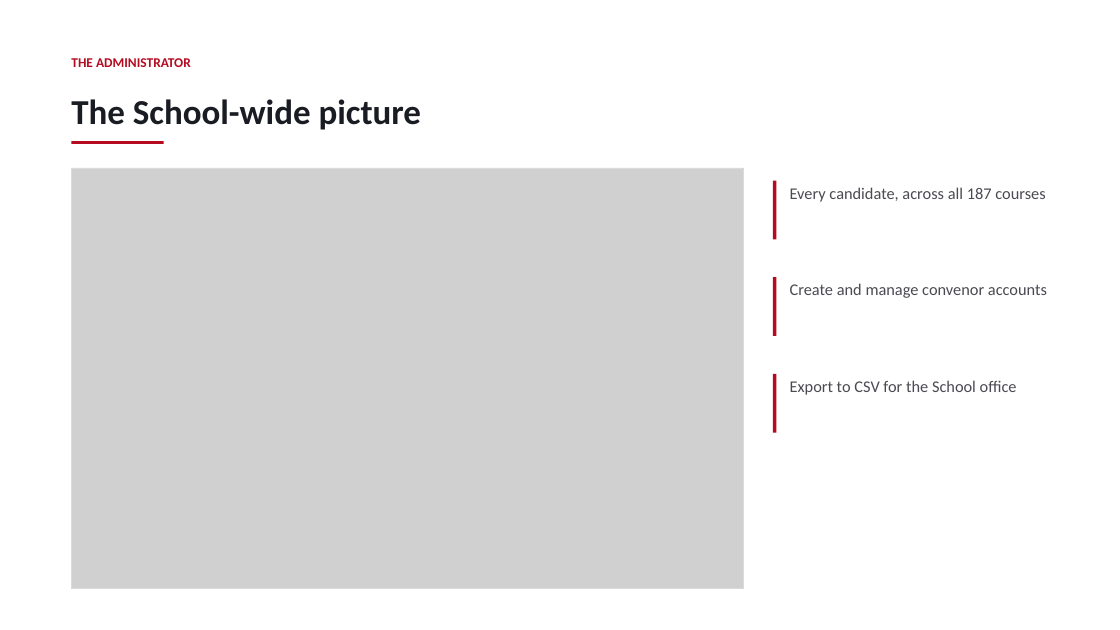
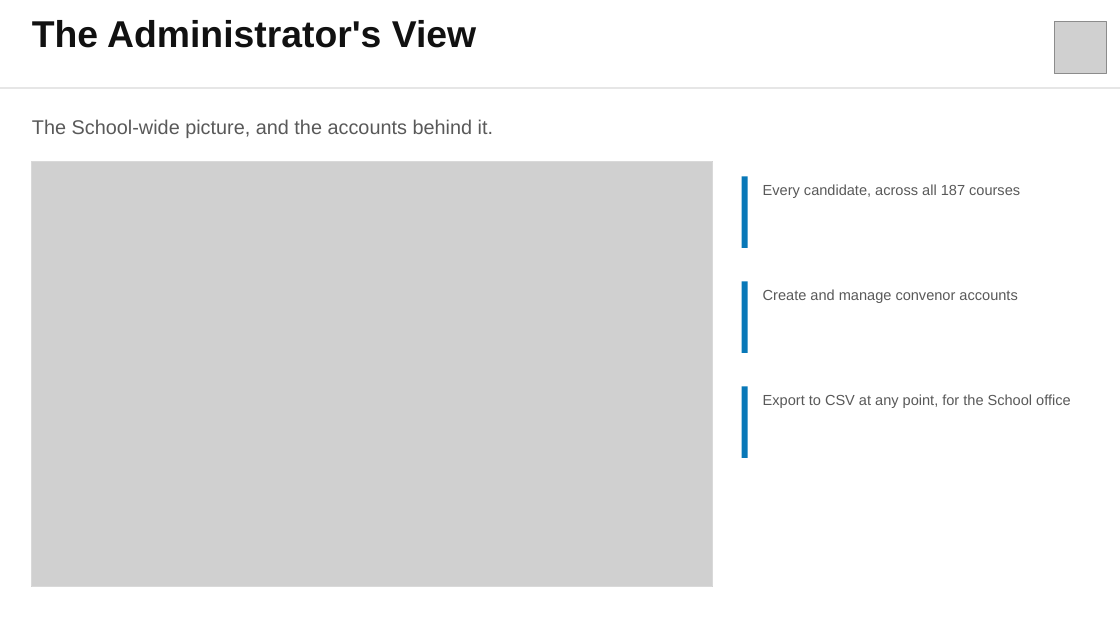
Before and after one commit to WWEISONG/griffith-ict-casual-academic, a slide deck: slide 9 of docs/tutor-program/HoS-briefing.pptx. Drawn at 1120x630 pixels with LibreOffice and Linux fonts; fonts in the diff are those of the drawing; grey boxes stand for pictures. Boxes give left, top, right and bottom in pixels: in the first picture for what was removed or moved away, otherwise in the second. Text is boxed around its words. In the diff, an @@ line names an element or a change of style, - is before the commit and + after.

```diff
--- a/docs/tutor-program/HoS-briefing.pptx
+++ b/docs/tutor-program/HoS-briefing.pptx
@@ text at [32,20,476,48]: text changed; size 11.5 to 32 pt; font Calibri to Arial; text colour #B60A20 to #111111 @@
-THE ADMINISTRATOR
+The Administrator's View
@@ picture added at [1054,22,1107,74] @@
@@ rectangle added at [0,87,1120,89], fill #D9D9D9 @@
@@ text at [32,119,493,138]: text changed; size 30 to 17 pt; font Calibri to Arial; text colour #191C22 to #595959; bold off @@
-The School-wide picture
+The School-wide picture, and the accounts behind it.
@@ rectangle removed at [71,141,164,144] @@
@@ picture: place and size @@
-picture at [71,168,744,588]
+picture at [32,161,712,586]
@@ rectangle: place and size @@
-rectangle at [71,168,744,588]
+rectangle at [32,161,712,586]
@@ rectangle at [32,161,712,586]: outline #DDDBD8 0.75 pt to #D9D9D9 0.75 pt @@
@@ rectangle: place and size @@
-rectangle at [773,181,776,239]
+rectangle at [742,176,748,248]
@@ text "Every candidate, across all 187 ...": place and size @@
-text "Every candidate, across all 187 ..." at [790,187,1045,202]
+text "Every candidate, across all 187 ..." at [763,184,1020,198]
@@ text "Every candidate, across all 187 ..." at [763,184,1020,198]: size 14 to 12.5 pt, font Calibri to Arial, text colour #4A4A52 to #595959; line spacing 1.3 to 1.35 @@
@@ rectangle: place and size @@
-rectangle at [773,277,776,336]
+rectangle at [742,281,748,353]
@@ text "Create and manage convenor accounts" at [763,289,1017,303]: size 14 to 12.5 pt, font Calibri to Arial, text colour #4A4A52 to #595959; line spacing 1.3 to 1.35 @@
@@ text "Create and manage convenor accounts": place and size @@
-text "Create and manage convenor accounts" at [790,283,1047,298]
+text "Create and manage convenor accounts" at [763,289,1017,303]
@@ fill #B60A20 to #0878B8 in 3 elements at [742,176,748,248], [742,281,748,353], [742,386,748,458] @@
@@ rectangle: place and size @@
-rectangle at [773,374,776,433]
+rectangle at [742,386,748,458]
@@ text at [763,394,1071,408]: text changed; size 14 to 12.5 pt; font Calibri to Arial; text colour #4A4A52 to #595959 @@
-Export to CSV for the School office
+Export to CSV at any point, for the School office
```
Also in this commit, not shown: 13 other slides changed, 3 other files.
